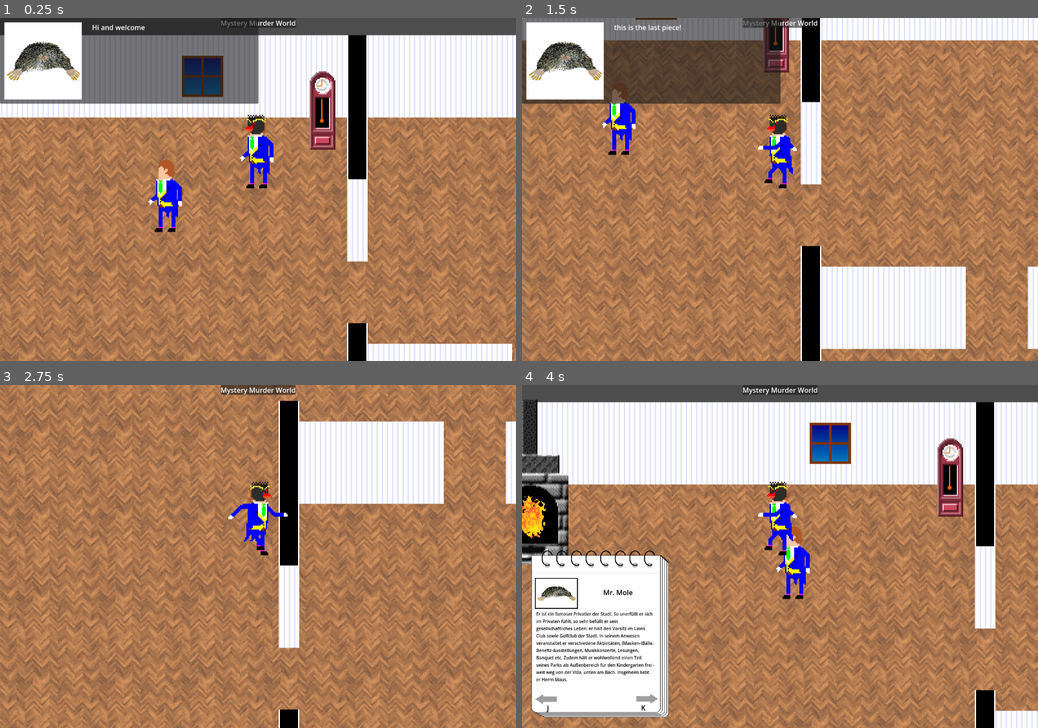
Above: before the commit, frames 1-4 (two rows, left to right).
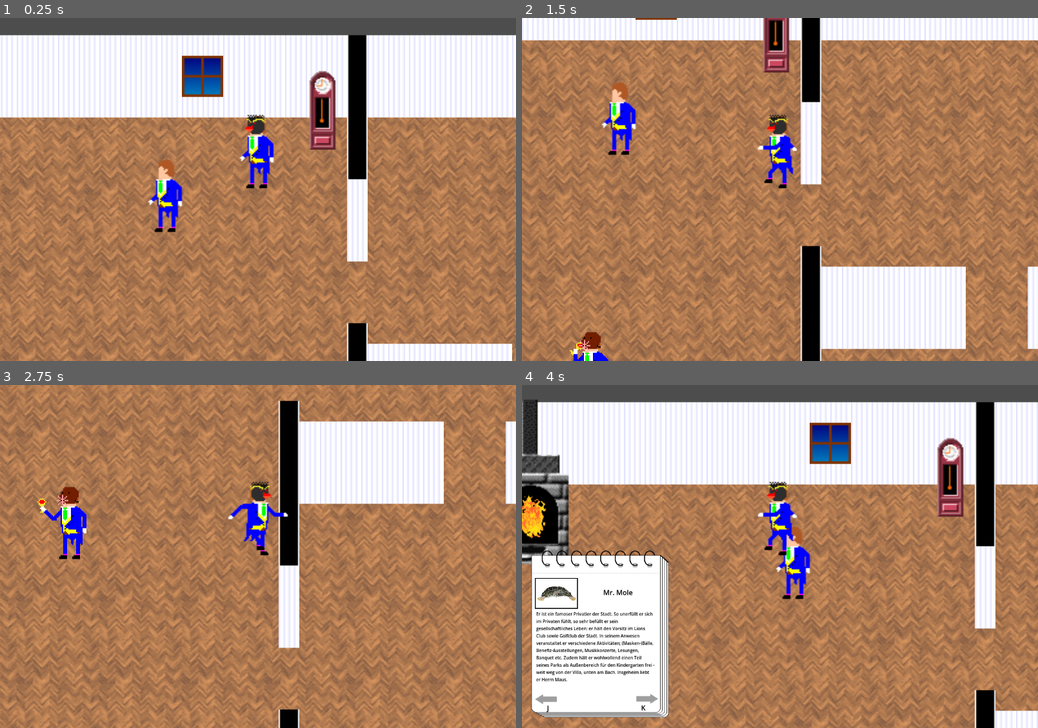
Above: after the commit, the same moments.

Repository: gartenschlaefer/mmmmm
Game: Godot game, scene res://scenes/testing/dialogue_test.tscn
Two runs of this game, one before a commit and one after it. Both use one fixed random seed, a clock stepped at 60 frames per second and the inputs below. This scene is started directly instead of the project's main scene.
Inputs:
- Up to frame 1 (0.25 s): no input
- Up to frame 2 (1.5 s): tap Enter at 0.5 s; hold D (right) 0.53-1.28 s; tap X (interact) at 0.6, 1.35 s; hold S (down) from 1.28 s (still down)
- Up to frame 3 (2.75 s): release S (down) at 2.03 s; hold D (right) from 2.03 s (still down); tap K (next_page) at 2.1 s; tap X (interact) at 2.3 s
- Up to frame 4 (4 s): release D (right) at 2.78 s; hold W (up) 2.78-3.53 s; tap J (prev_page) at 2.85 s; tap X (interact) at 3.05, 3.8 s; hold A (left) from 3.53 s (still down); tap Tab (toggle_notes) at 3.6 s

The runs differ from the first frame. In frame 1, 12% of the frame differs, in the area x 0-72%, y 0-100%; in frame 2, 13%, in the area x 0-58%, y 0-100%; in frame 3, 1.8%; in frame 4, 1.7%.

Commit message:
small change -> hud prefab in mystery murder world

Diff:
--- /dev/null
+++ b/prefabs/dialogue_panel.tscn
@@ -0,0 +1,64 @@
+[gd_scene format=3 uid="uid://dgl8qlru0b7u7"]
+
+[ext_resource type="Script" uid="uid://ckj1cwipmhiwh" path="res://scripts/dialogue_panel.gd" id="1_hqhia"]
+[ext_resource type="Texture2D" uid="uid://chrcxxy83ud1y" path="res://art/character_pictures/pic_mole.png" id="2_8x2p3"]
+
+[sub_resource type="StyleBoxFlat" id="StyleBoxFlat_4rg8y"]
+bg_color = Color(0.18717611, 0.18717617, 0.18717602, 1)
+border_width_left = 3
+border_width_top = 3
+border_width_right = 3
+border_width_bottom = 3
+border_color = Color(0.5019848, 0.43711394, 0.77155674, 1)
+
+[node name="dialogue_panel" type="Panel" unique_id=16156403 node_paths=PackedStringArray("actual_text", "actual_dialogue_picture_rect")]
+custom_minimum_size = Vector2(0, 200)
+anchors_preset = 10
+anchor_right = 1.0
+grow_horizontal = 2
+size_flags_horizontal = 4
+theme_override_styles/panel = SubResource("StyleBoxFlat_4rg8y")
+script = ExtResource("1_hqhia")
+actual_text = NodePath("HBoxContainer/dialogue/RichTextLabel")
+actual_dialogue_picture_rect = NodePath("HBoxContainer/MarginContainer/TextureRect")
+
+[node name="HBoxContainer" type="HBoxContainer" parent="." unique_id=1597736364]
+layout_mode = 1
+anchors_preset = 15
+anchor_right = 1.0
+anchor_bottom = 1.0
+offset_top = -325.0
+offset_right = 2.0
+offset_bottom = 325.0
+grow_horizontal = 2
+grow_vertical = 2
+
+[node name="MarginContainer" type="MarginContainer" parent="HBoxContainer" unique_id=1278338881]
+custom_minimum_size = Vector2(200, 200)
+layout_mode = 2
+size_flags_horizontal = 4
+size_flags_vertical = 4
+theme_override_constants/margin_left = 10
+theme_override_constants/margin_top = 10
+theme_override_constants/margin_right = 10
+theme_override_constants/margin_bottom = 10
+
+[node name="TextureRect" type="TextureRect" parent="HBoxContainer/MarginContainer" unique_id=698375123]
+layout_mode = 2
+texture = ExtResource("2_8x2p3")
+expand_mode = 2
+
+[node name="dialogue" type="MarginContainer" parent="HBoxContainer" unique_id=1132764621]
+custom_minimum_size = Vector2(0, 200)
+layout_mode = 2
+size_flags_horizontal = 3
+size_flags_vertical = 4
+theme_override_constants/margin_left = 10
+theme_override_constants/margin_top = 10
+theme_override_constants/margin_right = 30
+theme_override_constants/margin_bottom = 10
+
+[node name="RichTextLabel" type="RichTextLabel" parent="HBoxContainer/dialogue" unique_id=483377295]
+layout_mode = 2
+bbcode_enabled = true
+text = "Hi, welcome to the [b]mansion[/b] of [color=red] mr. mole[/color], wahaha [img=50]art/icon.svg[/img] this isfakkj soo great and i will write this text to get a line break"
--- /dev/null
+++ b/prefabs/hud.tscn
@@ -0,0 +1,14 @@
+[gd_scene format=3 uid="uid://6thoyevkxer4"]
+
+[ext_resource type="PackedScene" uid="uid://bmvqay3t0brlc" path="res://scenes/notepage.tscn" id="1_3ehsa"]
+[ext_resource type="Script" uid="uid://bdbfrev8wqx3f" path="res://scripts/hud.gd" id="1_448xx"]
+[ext_resource type="PackedScene" uid="uid://dgl8qlru0b7u7" path="res://prefabs/dialogue_panel.tscn" id="2_448xx"]
+
+[node name="hud" type="CanvasLayer" unique_id=961846994]
+script = ExtResource("1_448xx")
+
+[node name="notepage" parent="." unique_id=123220286 instance=ExtResource("1_3ehsa")]
+visible = false
+
+[node name="dialogue_panel" parent="." unique_id=16156403 instance=ExtResource("2_448xx")]
+visible = false
--- /dev/null
+++ b/prefabs/mole.tscn
@@ -0,0 +1,47 @@
+[gd_scene format=3 uid="uid://485ul2anbyp2"]
+
+[ext_resource type="Script" uid="uid://cruy3wohl7714" path="res://scripts/guest_character.gd" id="1_l0ssq"]
+[ext_resource type="Resource" uid="uid://dlob34f5cn2uq" path="res://prefabs/dialogue_mole.tres" id="2_opw8q"]
+[ext_resource type="SpriteFrames" uid="uid://2vq20xxbf4mb" path="res://prefabs/gentle_frames.tres" id="3_opw8q"]
+[ext_resource type="Texture2D" uid="uid://dx2t1w5kj6ewe" path="res://art/character/masks/mole.png" id="4_gojv5"]
+[ext_resource type="Texture2D" uid="uid://b4yvg2aa1mv31" path="res://art/character/rufzeichen.png" id="5_gojv5"]
+
+[sub_resource type="RectangleShape2D" id="RectangleShape2D_opw8q"]
+size = Vector2(26, 13)
+
+[sub_resource type="CircleShape2D" id="CircleShape2D_opw8q"]
+radius = 50.0
+
+[node name="Mole" type="CharacterBody2D" unique_id=2123288575]
+script = ExtResource("1_l0ssq")
+dialogue = ExtResource("2_opw8q")
+
+[node name="gentleman" type="AnimatedSprite2D" parent="." unique_id=1398371554]
+texture_filter = 1
+position = Vector2(0, -32)
+sprite_frames = ExtResource("3_opw8q")
+animation = &"idle"
+autoplay = "idle"
+frame_progress = 0.1220202
+
+[node name="mask" type="Sprite2D" parent="." unique_id=904042948]
+texture_filter = 1
+position = Vector2(0, -55)
+texture = ExtResource("4_gojv5")
+
+[node name="CollisionShape2D" type="CollisionShape2D" parent="." unique_id=828608947]
+position = Vector2(0, -6.5)
+shape = SubResource("RectangleShape2D_opw8q")
+
+[node name="interaction_area" type="Area2D" parent="." unique_id=862306716]
+position = Vector2(0, -17)
+collision_layer = 16
+collision_mask = 8
+
+[node name="CollisionShape2D" type="CollisionShape2D" parent="interaction_area" unique_id=701197299]
+shape = SubResource("CircleShape2D_opw8q")
+
+[node name="rufzeichen" type="Sprite2D" parent="." unique_id=1419467187]
+texture_filter = 1
+position = Vector2(0, -78)
+texture = ExtResource("5_gojv5")
--- a/project.godot
+++ b/project.godot
@@ -15,7 +15,7 @@
 [application]
 
 config/name="MMMMM"
-run/main_scene="uid://b7thjt7rptns5"
+run/main_scene="uid://c252o4kygyunh"
 config/features=PackedStringArray("4.6", "Forward Plus")
 config/icon="res://art/icon.svg"
 
@@ -83,3 +83,11 @@
 , Object(InputEventKey,"resource_local_to_scene":false,"resource_name":"","device":-1,"window_id":0,"alt_pressed":false …(183 unchanged characters)…
 ]
 }
+
+[layer_names]
+
+2d_physics/layer_1="world"
+2d_physics/layer_2="player"
+2d_physics/layer_3="npc"
+2d_physics/layer_4="player_interaction"
+2d_physics/layer_5="npc_interaction"
--- a/scenes/DetectiveCharacter.tscn
+++ b/scenes/DetectiveCharacter.tscn
@@ -6,6 +6,9 @@
 
 [sub_resource type="RectangleShape2D" id="RectangleShape2D_f5eaa"]
 size = Vector2(32, 12)
+
+[sub_resource type="CircleShape2D" id="CircleShape2D_fah66"]
+radius = 25.0
 
 [node name="detective_character" type="CharacterBody2D" unique_id=1062132348]
 script = ExtResource("1_uv6sp")
@@ -30,4 +33,12 @@
 [node name="IdleTimer" type="Timer" parent="." unique_id=604313753]
 wait_time = 3.0
 
+[node name="interaction_area" type="Area2D" parent="." unique_id=898353260]
+collision_layer = 8
+collision_mask = 16
+
+[node name="CollisionShape2D" type="CollisionShape2D" parent="interaction_area" unique_id=51631549]
+position = Vector2(0, -25)
+shape = SubResource("CircleShape2D_fah66")
+
 [connection signal="timeout" from="IdleTimer" to="." method="_on_idle_timer_timeout"]
--- a/scenes/mystery_murder_world.tscn
+++ b/scenes/mystery_murder_world.tscn
@@ -4,11 +4,11 @@
 [ext_resource type="Texture2D" uid="uid://dsoeb3h3mx354" path="res://art/interior/parkett_tile.png" id="2_5x8ul"]
 [ext_resource type="Texture2D" uid="uid://dxark1dk65mir" path="res://art/interior/pendulum clock.png" id="2_eoph2"]
 [ext_resource type="PackedScene" uid="uid://df8xv1nmmg3vu" path="res://scenes/DetectiveCharacter.tscn" id="2_lka24"]
+[ext_resource type="PackedScene" uid="uid://6thoyevkxer4" path="res://prefabs/hud.tscn" id="2_tffub"]
 [ext_resource type="TileSet" uid="uid://cyffe4ui6ol81" path="res://art/interior/floor_tilemap.tres" id="5_m2k0q"]
 [ext_resource type="TileSet" uid="uid://daog56ui4pwhc" path="res://art/interior/walls_tile_set.tres" id="5_tffub"]
 [ext_resource type="Texture2D" uid="uid://djtrvafapyrec" path="res://art/interior/soil.png" id="7_sy5t6"]
 [ext_resource type="Texture2D" uid="uid://c2p7tlobnvc7n" path="res://art/character/gentleman.png" id="9_schnp"]
-[ext_resource type="PackedScene" uid="uid://bmvqay3t0brlc" path="res://scenes/notepage.tscn" id="10_7x5hx"]
 [ext_resource type="Texture2D" uid="uid://04h7j82dmpqy" path="res://art/trees/fence_05t.png" id="10_lss6i"]
 [ext_resource type="Texture2D" uid="uid://c2iqkl062evyc" path="res://art/interior/carpet2.png" id="10_schnp"]
 [ext_resource type="Texture2D" uid="uid://ycpebkk5dip8" path="res://art/interior/carpet.png" id="11_sy5t6"]
@@ -49,23 +49,7 @@
 texture_filter = 1
 script = ExtResource("1_qiau5")
 
-[node name="hud" type="CanvasLayer" parent="." unique_id=718431685]
-
-[node name="Panel" type="PanelContainer" parent="hud" unique_id=1826922824]
-anchors_preset = 5
-anchor_left = 0.5
-anchor_right = 0.5
-offset_left = -87.5
-offset_right = 87.5
-offset_bottom = 23.0
-grow_horizontal = 2
-
-[node name="Label" type="Label" parent="hud/Panel" unique_id=1327389353]
-layout_mode = 2
-text = "Mystery Murder World"
-
-[node name="notepage" parent="hud" unique_id=653591928 instance=ExtResource("10_7x5hx")]
-visible = false
+[node name="hud" parent="." unique_id=961846994 instance=ExtResource("2_tffub")]
 
 [node name="Floor" type="TextureRect" parent="." unique_id=1066346187]
 visible = false
--- a/scenes/testing/dialogue_test.tscn
+++ b/scenes/testing/dialogue_test.tscn
@@ -1,63 +1,16 @@
 [gd_scene format=3 uid="uid://bforrb0hnfufa"]
 
 [ext_resource type="Script" uid="uid://bwca8koy6albo" path="res://scripts/dialogue_test.gd" id="1_5qoin"]
-[ext_resource type="Script" uid="uid://ckj1cwipmhiwh" path="res://scripts/dialogue_panel.gd" id="2_dkoys"]
 [ext_resource type="Resource" uid="uid://dlob34f5cn2uq" path="res://prefabs/dialogue_mole.tres" id="2_gru6b"]
-[ext_resource type="Texture2D" uid="uid://chrcxxy83ud1y" path="res://art/character_pictures/pic_mole.png" id="3_dkoys"]
+[ext_resource type="PackedScene" uid="uid://485ul2anbyp2" path="res://prefabs/mole.tscn" id="4_4rg8y"]
 [ext_resource type="PackedScene" uid="uid://b7thjt7rptns5" path="res://scenes/mystery_murder_world.tscn" id="5_pb7im"]
 
 [node name="DialogueTest" type="Node" unique_id=1354464837]
 script = ExtResource("1_5qoin")
 actual_dialogue = ExtResource("2_gru6b")
 
-[node name="MysteryMurderWorld" parent="." unique_id=1122988744 instance=ExtResource("5_pb7im")]
+[node name="mystery_murder_world" parent="." unique_id=1122988744 instance=ExtResource("5_pb7im")]
+texture_filter = 0
 
-[node name="hud" type="CanvasLayer" parent="." unique_id=236139749]
-
-[node name="dialogue_panel" type="Panel" parent="hud" unique_id=1353536842 node_paths=PackedStringArray("actual_text", "actual_dialogue_picture_rect")]
-offset_right = 601.0
-offset_bottom = 200.0
-script = ExtResource("2_dkoys")
-actual_text = NodePath("HBoxContainer/dialogue/RichTextLabel")
-actual_dialogue_picture_rect = NodePath("HBoxContainer/MarginContainer/TextureRect")
-
-[node name="HBoxContainer" type="HBoxContainer" parent="hud/dialogue_panel" unique_id=1554563094]
-layout_mode = 1
-anchors_preset = 15
-anchor_right = 1.0
-anchor_bottom = 1.0
-offset_top = -325.0
-offset_right = 2.0
-offset_bottom = 325.0
-grow_horizontal = 2
-grow_vertical = 2
-
-[node name="MarginContainer" type="MarginContainer" parent="hud/dialogue_panel/HBoxContainer" unique_id=564887774]
-custom_minimum_size = Vector2(200, 200)
-layout_mode = 2
-size_flags_horizontal = 4
-size_flags_vertical = 4
-theme_override_constants/margin_left = 10
-theme_override_constants/margin_top = 10
-theme_override_constants/margin_right = 10
-theme_override_constants/margin_bottom = 10
-
-[node name="TextureRect" type="TextureRect" parent="hud/dialogue_panel/HBoxContainer/MarginContainer" unique_id=1486069585]
-layout_mode = 2
-texture = ExtResource("3_dkoys")
-expand_mode = 2
-
-[node name="dialogue" type="MarginContainer" parent="hud/dialogue_panel/HBoxContainer" unique_id=1769778565]
-custom_minimum_size = Vector2(0, 200)
-layout_mode = 2
-size_flags_horizontal = 3
-size_flags_vertical = 4
-theme_override_constants/margin_left = 10
-theme_override_constants/margin_top = 10
-theme_override_constants/margin_right = 30
-theme_override_constants/margin_bottom = 10
-
-[node name="RichTextLabel" type="RichTextLabel" parent="hud/dialogue_panel/HBoxContainer/dialogue" unique_id=172100576]
-layout_mode = 2
-bbcode_enabled = true
-text = "Hi, welcome to the [b]mansion[/b] of [color=red] mr. mole[/color], wahaha [img=50]art/icon.svg[/img] this isfakkj soo great and i will write this text to get a line break"
+[node name="Mole" parent="." unique_id=183870878 instance=ExtResource("4_4rg8y")]
+position = Vector2(400, 395)
--- a/scripts/detective_character.gd
+++ b/scripts/detective_character.gd
@@ -1,14 +1,27 @@
 extends CharacterBody2D
 
+# refs
 @onready var detective_sprite : AnimatedSprite2D  = $AnimatedSprite2D
 @onready var detective_mask : Sprite2D = $Sprite2D
 @onready var idle_timer : Timer = $IdleTimer
+@onready var interaction_area: Area2D = $interaction_area
+
+# var
+var old_direction  : Vector2
+
+# const
 const SPEED = 300.0
 const JUMP_VELOCITY = -400.0
-var old_direction  : Vector2
 
 
-func _physics_process(delta: float) -> void:
+func _ready():
+
+	# signal connection
+	interaction_area.area_entered.connect(self.on_area_entered)
+	interaction_area.area_exited.connect(self.on_area_exited)
+
+
+func _physics_process(_delta: float) -> void:
 
 	# Get the input direction and handle the movement/deceleration.
 	# As good practice, you should replace UI actions with custom gameplay actions.
@@ -40,3 +53,24 @@
 func _on_idle_timer_timeout() -> void:
 	detective_sprite.animation = "idle"
 	detective_sprite.play()
+
+
+func on_area_entered(area: Area2D):
+
+	# get parent
+	var guest = area.get_parent()
+
+	# guest character
+	if not guest is GuestCharacter: return
+
+	# get active dialogue
+	print("is guest")
+
+	# get dialogue
+	print(guest.get_dialogue())
+
+
+func on_area_exited(_area: Area2D):
+
+	print("exited")
+	pass
--- a/scripts/dialogue_test.gd
+++ b/scripts/dialogue_test.gd
@@ -1,19 +1,24 @@
 extends Node
 
 # refs
-@onready var dialogue_panel:DialoguePanel = $hud/dialogue_panel
 @export var actual_dialogue: Dialogue
+@onready var mystery_murder_world: MysteryMurderWorld = $mystery_murder_world
 
 # vars
 var actual_state: int = 0
+var dialogue_panel:DialoguePanel = null
+
 
 func _ready():
 
 	# actual state init
 	actual_state = 0
 
-	print("dialogue: ")
-	print_rich("img: [img=100]art/icon.svg[/img]")
+	#print("dialogue: ")
+	#print_rich("img: [img=100]art/icon.svg[/img]")
+
+	# connect
+	dialogue_panel = mystery_murder_world.dialogue_panel
 
 	# load dialogue
 	dialogue_panel.load_dialogue(actual_dialogue, actual_state)
--- /dev/null
+++ b/scripts/guest_character.gd
@@ -0,0 +1,36 @@
+# --
+# guest character
+
+class_name GuestCharacter extends Node2D
+
+# resources
+@export var dialogue: Dialogue
+
+# refs
+@onready var interaction_area: Area2D = $interaction_area
+@onready var rufzeichen: Sprite2D = $rufzeichen
+
+
+func _ready():
+
+	# signal connection
+	interaction_area.area_entered.connect(self.on_area_entered)
+	interaction_area.area_exited.connect(self.on_area_exited)
+
+	# hide rufzeichen
+	rufzeichen.hide()
+
+
+func get_dialogue() -> Dialogue: return dialogue
+
+
+func on_area_entered(_area: Area2D):
+
+	# rufzeichen
+	rufzeichen.show()
+
+
+func on_area_exited(_area: Area2D):
+
+	# rufzeichen
+	rufzeichen.hide()
--- /dev/null
+++ b/scripts/hud.gd
@@ -0,0 +1,7 @@
+# --
+# hud
+
+class_name Hud extends CanvasLayer
+
+func _ready():
+	pass
--- a/scripts/mystery_murder_world.gd
+++ b/scripts/mystery_murder_world.gd
@@ -2,13 +2,19 @@
 # mystery murder world
 
 class_name MysteryMurderWorld extends Node2D
+
+# signals
+signal win_condition
+
+# refs
+@onready var dialogue_panel: DialoguePanel = $hud/dialogue_panel
 @onready var notepage: Control = $hud/notepage
 
-signal win_condition
 
-func _process(delta: float) -> void:
+func _process(_delta: float) -> void:
 	if(Input.is_action_just_pressed("toggle_notes")):
 		notepage.visible = !notepage.visible
+
 
 func check_win_condtion():
 
--- a/scripts/notepage.gd
+++ b/scripts/notepage.gd
@@ -14,7 +14,7 @@
 
 
 # Called every frame. 'delta' is the elapsed time since the previous frame.
-func _process(delta: float) -> void:
+func _process(_delta: float) -> void:
 	var new_description = current_description
 	if(Input.is_action_just_pressed("next_page")):
 		if (current_description < notePageDetails.size()-1):
Binary file added: art/character/rufzeichen.png
Not shown, added: art/character/rufzeichen.png.import
Not shown, added: art/interior/plant.png.import
Not shown, added: art/interior/plant2.png.import
Not shown, added: art/interior/toolbox.png.import
Not shown, added: scripts/guest_character.gd.uid
Not shown, added: scripts/hud.gd.uid
Not shown, added: doc/rufzeichen.xcf
